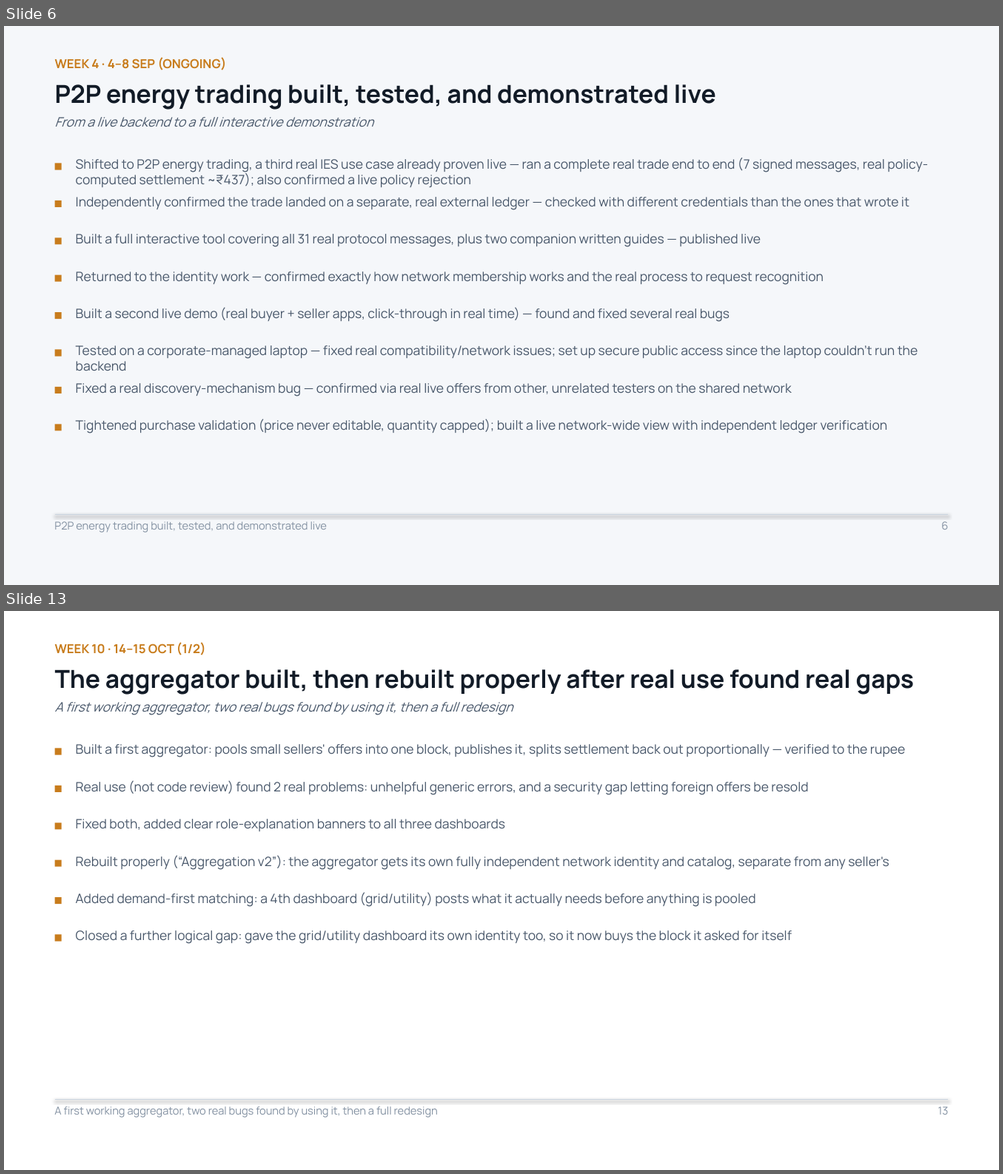
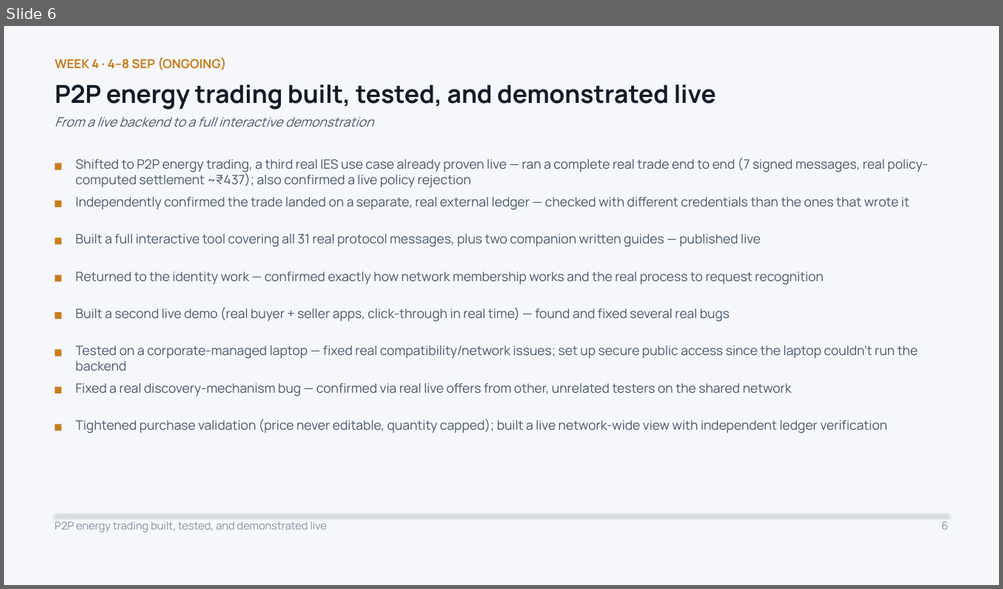
Before and after one commit to Sanjay-dev22/personal-deg, a slide deck: work-record/DEG-IES-Work-Record.pptx. Shown one above the other, each under a label of ours: slides 6 and 13 before the commit, slide 6 after it; the slides between them are not shown. The pictures are 1003x1174 and 1003x589 pixels, drawn with LibreOffice and Linux fonts; fonts in the diff are those of the drawing. Boxes give left, top, right and bottom in pixels: in the first picture for what was removed or moved away, otherwise in the second. Text is boxed around its words. In the diff, an @@ line names an element or a change of style, - is before the commit and + after.

```diff
--- a/work-record/DEG-IES-Work-Record.pptx
+++ b/work-record/DEG-IES-Work-Record.pptx
@@ slide 13 removed at (4,611,999,1170), background #FFFFFF @@
@@ text removed at (55,642,206,655) @@
-WEEK 10 · 14–15 OCT (1/2)
@@ text removed at (55,669,914,695) @@
-The aggregator built, then rebuilt properly after real use found real gaps
@@ text removed at (55,702,513,715) @@
-A first working aggregator, two real bugs found by using it, then a full redesign
@@ rectangle removed at (55,749,62,755) @@
@@ text removed at (76,744,905,758) @@
-Built a first aggregator: pools small sellers' offers into one block, publishes it, splits settlement back out proportionally — verified to the rupee
@@ rectangle removed at (55,786,62,792) @@
@@ text removed at (76,780,808,795) @@
-Real use (not code review) found 2 real problems: unhelpful generic errors, and a security gap letting foreign offers be resold
@@ rectangle removed at (55,823,62,829) @@
@@ text removed at (76,819,506,832) @@
-Fixed both, added clear role-explanation banners to all three dashboards
@@ rectangle removed at (55,860,62,867) @@
@@ text removed at (76,855,889,870) @@
-Rebuilt properly (“Aggregation v2”): the aggregator gets its own fully independent network identity and catalog, separate from any seller's
@@ rectangle removed at (55,897,62,904) @@
@@ text removed at (76,892,756,907) @@
-Added demand-first matching: a 4th dashboard (grid/utility) posts what it actually needs before anything is pooled
@@ rectangle removed at (55,935,62,942) @@
@@ text removed at (76,931,791,944) @@
-Closed a further logical gap: gave the grid/utility dashboard its own identity too, so it now buys the block it asked for itself
@@ text removed at (54,1107,438,1118) @@
-A first working aggregator, two real bugs found by using it, then a full redesign
@@ line removed from (55, 1099) to (948, 1099) @@
@@ text removed at (938,1107,948,1115) @@
-13
```
Also in this commit, not shown: 8 slides changed, 1 other slide removed, 2 other files.
